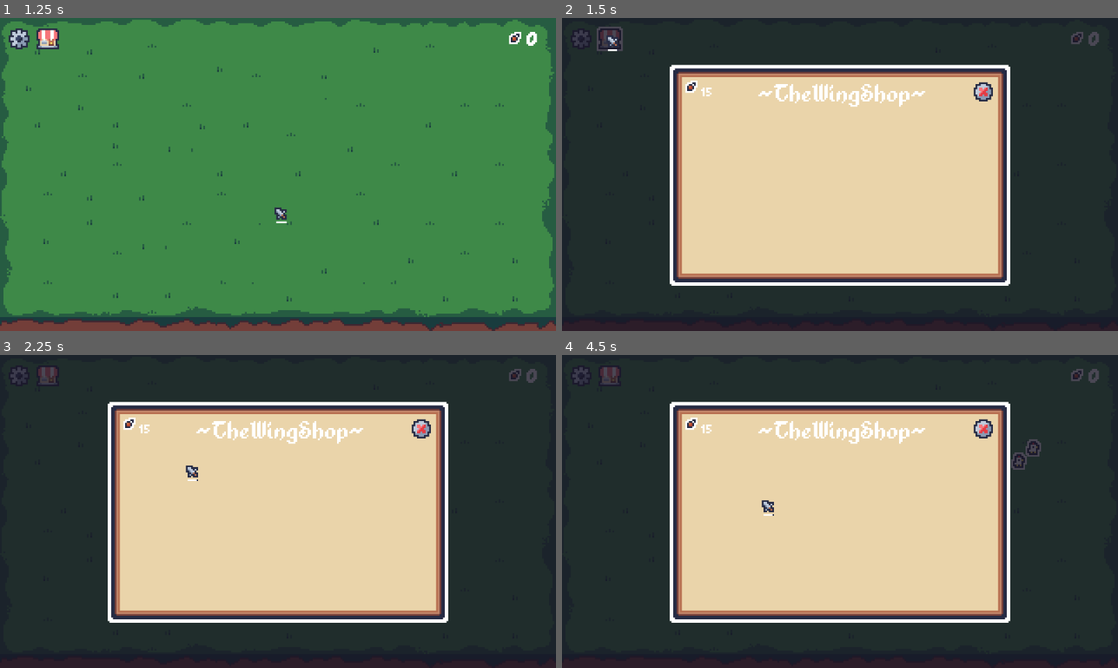
Above: before the commit, frames 1-4 (two rows, left to right).
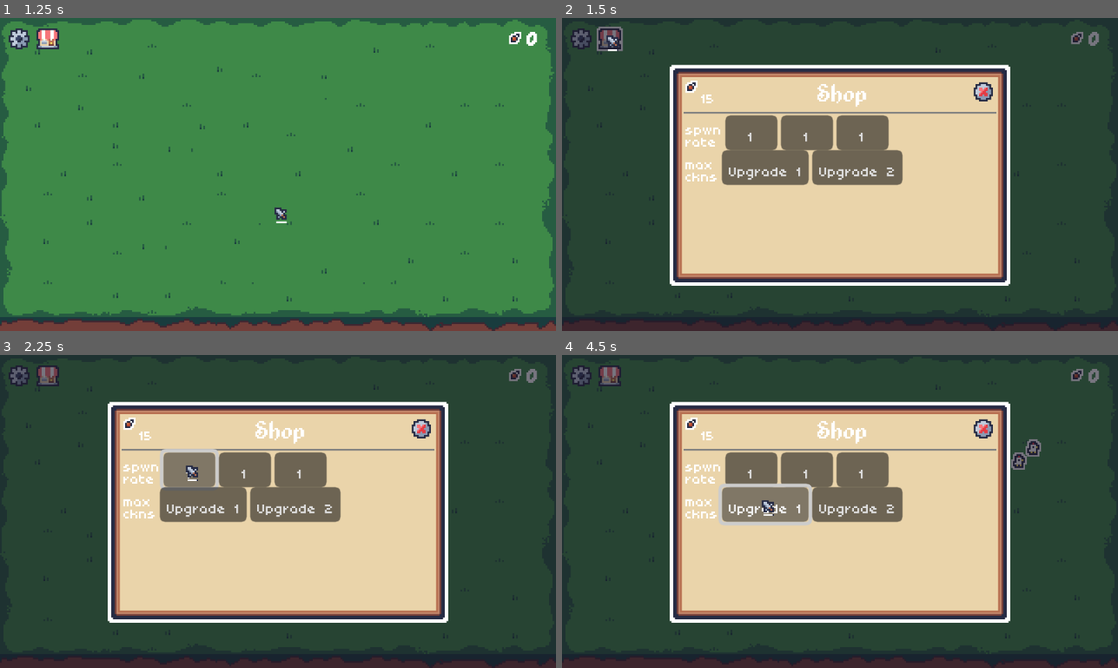
Above: after the commit, the same moments.

Repository: mrbartchak/chicken-incremental-game
Game: Godot game, scene res://ui/menu/main/main_menu.tscn
Two runs of this game, one before a commit and one after it. Both use one fixed random seed, a clock stepped at 60 frames per second and the inputs below. Sound files missing from this copy of the repository are replaced by a short silence.
Inputs (mouse positions are in pixels of both pictures, inside the frame that each line leads up to):
- Up to frame 1 (1.25 s): click "NEW GAME" at 0.5 s
- Up to frame 2 (1.5 s): click (612, 39) at 1.25 s
- Up to frame 3 (2.25 s): click (189, 467) at 2 s, where only the run after the commit has a clickable "1"
- Up to frame 4 (4.5 s): click (806, 467) at 2.75 s, where only the run after the commit has a clickable "1"; click (862, 467) at 3.5 s, where only the run after the commit has a clickable "1"; click (767, 505) at 4.25 s, where only the run after the commit has a clickable "Upgrade 1"

Frame 1 is identical in both runs. In frame 2, 8.4% of the frame differs, in the area x 1-97%, y 2-54%; in frame 3, 8.5%; in frame 4, 8.8%, in the area x 1-97%, y 3-55%.

Commit message:
fixing some stuff, gonna come back, think I have good setup
shop --> each upgrade track (spawn rate, yield, max entities, etc) will have it’s own box, will only show net upgrade (but will hint at multiple in the track 0/5 --> 1/5 --> 2/5 etc) when buy, next upgrade becomes available.

Diff:
--- a/project.godot
+++ b/project.godot
@@ -33,7 +33,7 @@
 
 [gui]
 
-theme/custom_font="uid://dclbxgjjmtenh"
+theme/custom_font="uid://5qa1dmxvdrh7"
 
 [rendering]
 
--- a/ui/menu/shop/shop_menu.tscn
+++ b/ui/menu/shop/shop_menu.tscn
@@ -8,24 +8,27 @@
 [ext_resource type="Texture2D" uid="uid://dwmyc1uo05hv" path="res://ui/shared/sprites/exit_button_pressed.png" id="6_gb4lm"]
 
 [sub_resource type="LabelSettings" id="LabelSettings_t376w"]
-font_size = 8
+font_size = 10
 
 [sub_resource type="LabelSettings" id="LabelSettings_6id7x"]
 font = ExtResource("3_6cl0q")
 
+[sub_resource type="LabelSettings" id="LabelSettings_56mkd"]
+line_spacing = -5.0
+font_size = 10
+
 [node name="ShopMenu" type="CanvasLayer"]
 script = ExtResource("1_6id7x")
 
-[node name="ColorRect" type="ColorRect" parent="."]
+[node name="Overlay" type="ColorRect" parent="."]
 anchors_preset = 15
 anchor_right = 1.0
 anchor_bottom = 1.0
 grow_horizontal = 2
 grow_vertical = 2
-color = Color(0.09411765, 0.078431375, 0.14509805, 0.78431374)
+color = Color(0.09411765, 0.078431375, 0.14509805, 0.5882353)
 
-[node name="MainPanel" type="TextureRect" parent="ColorRect"]
-layout_mode = 1
+[node name="ShopPanel" type="TextureRect" parent="."]
 anchors_preset = 8
 anchor_left = 0.5
 anchor_top = 0.5
@@ -38,8 +41,9 @@
 grow_horizontal = 2
 grow_vertical = 2
 texture = ExtResource("1_t376w")
+stretch_mode = 2
 
-[node name="ShopMenuMargin" type="MarginContainer" parent="ColorRect/MainPanel"]
+[node name="ShopMargin" type="MarginContainer" parent="ShopPanel"]
 layout_mode = 1
 anchors_preset = 15
 anchor_right = 1.0
@@ -51,43 +55,97 @@
 theme_override_constants/margin_right = 9
 theme_override_constants/margin_bottom = 10
 
-[node name="ShopMenuStack" type="VBoxContainer" parent="ColorRect/MainPanel/ShopMenuMargin"]
+[node name="ShopMenuStack" type="VBoxContainer" parent="ShopPanel/ShopMargin"]
+layout_mode = 2
+theme_override_constants/separation = 0
+
+[node name="TopBar" type="HBoxContainer" parent="ShopPanel/ShopMargin/ShopMenuStack"]
 layout_mode = 2
 
-[node name="TopBar" type="HBoxContainer" parent="ColorRect/MainPanel/ShopMenuMargin/ShopMenuStack"]
-layout_mode = 2
-
-[node name="WingCount" type="HBoxContainer" parent="ColorRect/MainPanel/ShopMenuMargin/ShopMenuStack/TopBar"]
+[node name="WingCount" type="HBoxContainer" parent="ShopPanel/ShopMargin/ShopMenuStack/TopBar"]
 layout_mode = 2
 theme_override_constants/separation = 2
 
-[node name="WingLogo" type="TextureRect" parent="ColorRect/MainPanel/ShopMenuMargin/ShopMenuStack/TopBar/WingCount"]
+[node name="WingLogo" type="TextureRect" parent="ShopPanel/ShopMargin/ShopMenuStack/TopBar/WingCount"]
 layout_mode = 2
 texture = ExtResource("2_wy7hk")
 stretch_mode = 2
 
-[node name="WingLabel" type="Label" parent="ColorRect/MainPanel/ShopMenuMargin/ShopMenuStack/TopBar/WingCount"]
+[node name="WingLabel" type="Label" parent="ShopPanel/ShopMargin/ShopMenuStack/TopBar/WingCount"]
 layout_mode = 2
 text = "15"
 label_settings = SubResource("LabelSettings_t376w")
 
-[node name="ShopLabel" type="Label" parent="ColorRect/MainPanel/ShopMenuMargin/ShopMenuStack/TopBar"]
+[node name="ShopLabel" type="Label" parent="ShopPanel/ShopMargin/ShopMenuStack/TopBar"]
 layout_mode = 2
 size_flags_horizontal = 3
-text = "~TheWingShop~"
+text = "Shop"
 label_settings = SubResource("LabelSettings_6id7x")
 horizontal_alignment = 1
 
-[node name="Spacer" type="Control" parent="ColorRect/MainPanel/ShopMenuMargin/ShopMenuStack/TopBar"]
+[node name="Spacer" type="Control" parent="ShopPanel/ShopMargin/ShopMenuStack/TopBar"]
 visible = false
 layout_mode = 2
 size_flags_horizontal = 3
 
-[node name="ExitButton" type="TextureButton" parent="ColorRect/MainPanel/ShopMenuMargin/ShopMenuStack/TopBar"]
+[node name="ExitButton" type="TextureButton" parent="ShopPanel/ShopMargin/ShopMenuStack/TopBar"]
 layout_mode = 2
 texture_normal = ExtResource("5_8yyr0")
 texture_pressed = ExtResource("5_8yyr0")
 texture_hover = ExtResource("6_gb4lm")
 texture_focused = ExtResource("5_8yyr0")
 
-[connection signal="pressed" from="ColorRect/MainPanel/ShopMenuMargin/ShopMenuStack/TopBar/ExitButton" to="." method="_on_exit_button_pressed"]
+[node name="HSeparator" type="HSeparator" parent="ShopPanel/ShopMargin/ShopMenuStack"]
+layout_mode = 2
+
+[node name="UpgradeRow" type="HBoxContainer" parent="ShopPanel/ShopMargin/ShopMenuStack"]
+layout_mode = 2
+theme_override_constants/separation = 2
+
+[node name="Label" type="Label" parent="ShopPanel/ShopMargin/ShopMenuStack/UpgradeRow"]
+layout_mode = 2
+theme_override_font_sizes/font_size = 10
+text = "spwn
+rate"
+label_settings = SubResource("LabelSettings_56mkd")
+
+[node name="Button" type="Button" parent="ShopPanel/ShopMargin/ShopMenuStack/UpgradeRow"]
+custom_minimum_size = Vector2(30, 0)
+layout_mode = 2
+theme_override_font_sizes/font_size = 10
+text = "1"
+
+[node name="Button2" type="Button" parent="ShopPanel/ShopMargin/ShopMenuStack/UpgradeRow"]
+custom_minimum_size = Vector2(30, 0)
+layout_mode = 2
+theme_override_font_sizes/font_size = 10
+text = "1"
+
+[node name="Button3" type="Button" parent="ShopPanel/ShopMargin/ShopMenuStack/UpgradeRow"]
+custom_minimum_size = Vector2(30, 0)
+layout_mode = 2
+theme_override_font_sizes/font_size = 10
+text = "1"
+
+[node name="UpgradeRow2" type="HBoxContainer" parent="ShopPanel/ShopMargin/ShopMenuStack"]
+layout_mode = 2
+theme_override_constants/separation = 2
+
+[node name="Label" type="Label" parent="ShopPanel/ShopMargin/ShopMenuStack/UpgradeRow2"]
+layout_mode = 2
+theme_override_font_sizes/font_size = 10
+text = "max
+ckns"
+label_settings = SubResource("LabelSettings_56mkd")
+
+[node name="Button" type="Button" parent="ShopPanel/ShopMargin/ShopMenuStack/UpgradeRow2"]
+layout_mode = 2
+theme_override_font_sizes/font_size = 10
+text = "Upgrade 1"
+
+[node name="Button2" type="Button" parent="ShopPanel/ShopMargin/ShopMenuStack/UpgradeRow2"]
+layout_mode = 2
+theme_override_font_sizes/font_size = 10
+text = "Upgrade 2"
+
+[connection signal="pressed" from="ShopPanel/ShopMargin/ShopMenuStack/TopBar/ExitButton" to="." method="_on_exit_button_pressed"]
Not shown: 1 places in ui/menu/shop/shop_menu.tscn that only renumber resources
Not shown, changed: .DS_Store
